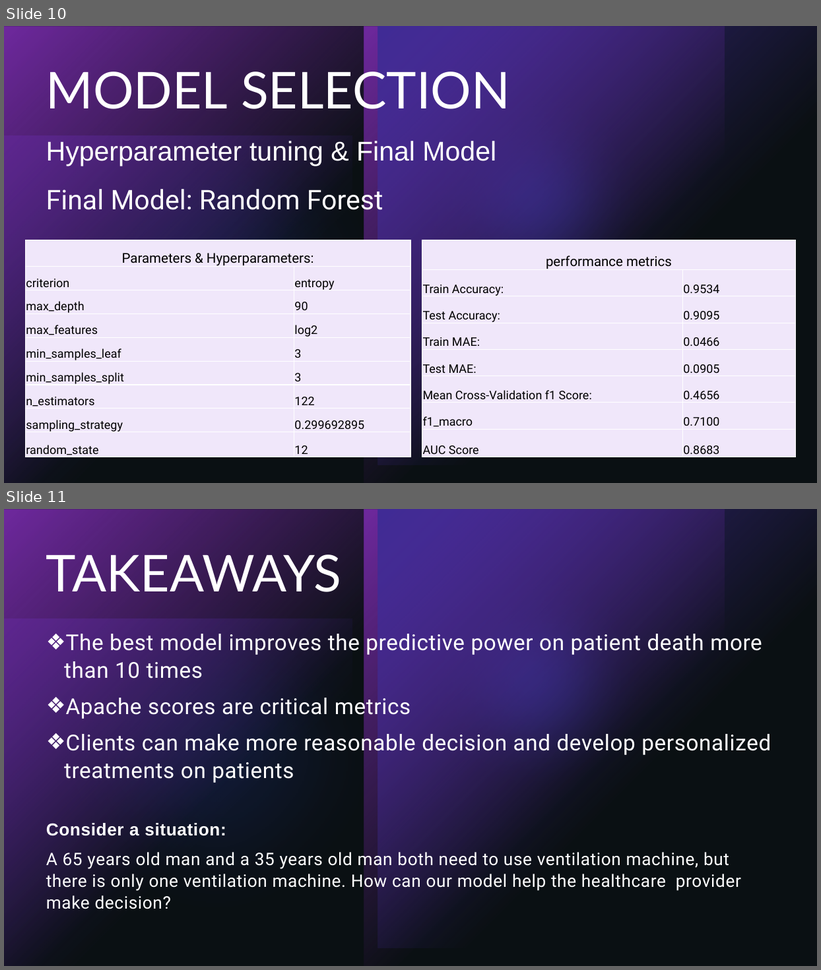
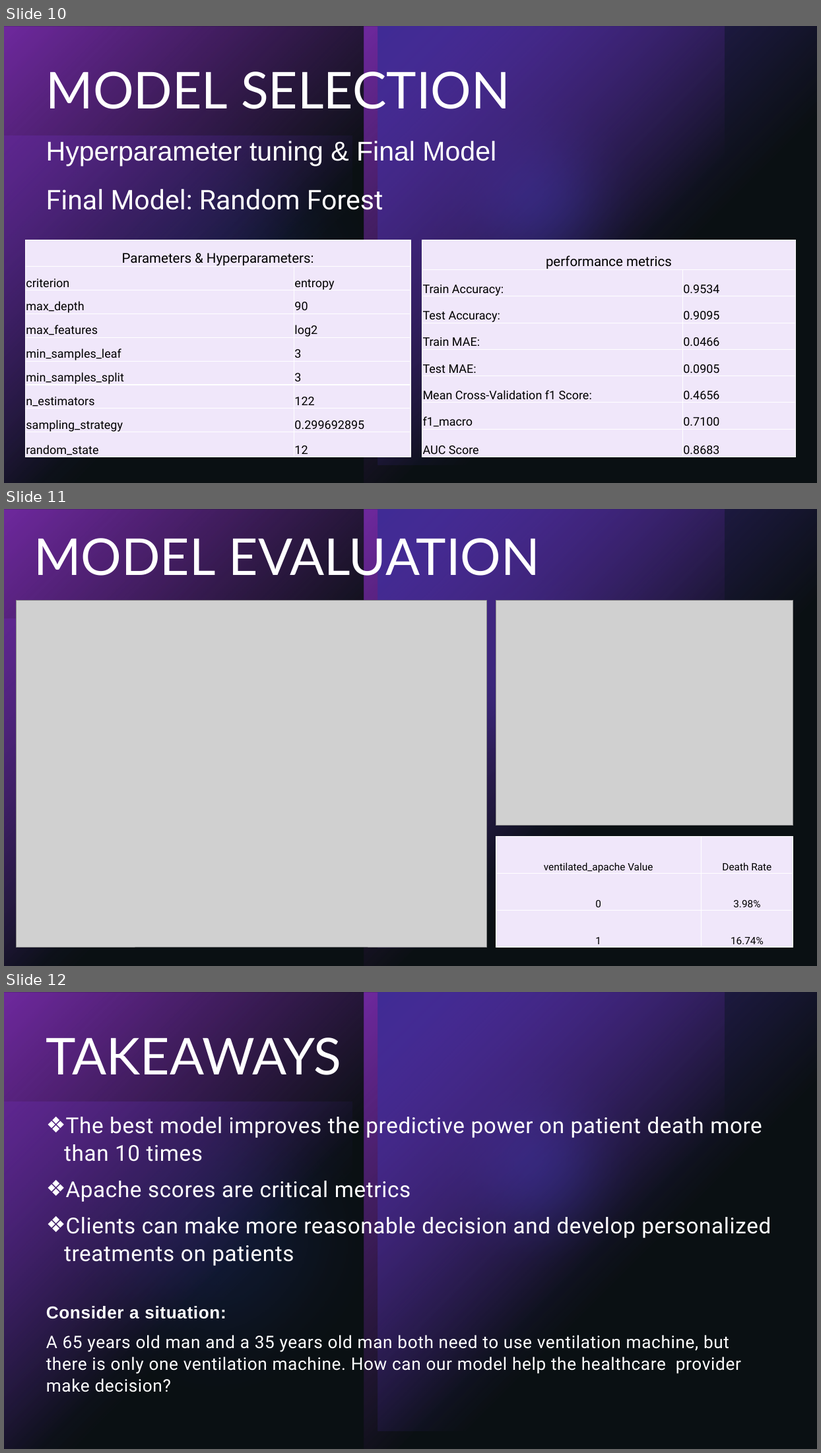
Before and after one commit to lovehideto/Springboard-files, a slide deck: capstone2/Presentation_Patient survival.pptx. Shown one above the other, each under a label of ours: slides 10 and 11 before the commit, slides 10, 11 and 12 after it. The pictures are 821x970 and 821x1453 pixels, drawn with LibreOffice and Linux fonts; fonts in the diff are those of the drawing; grey boxes stand for pictures. Boxes give left, top, right and bottom in pixels: in the first picture for what was removed or moved away, otherwise in the second. Text is boxed around its words. In the diff, an @@ line names an element or a change of style, - is before the commit and + after.

```diff
--- a/capstone2/Presentation_Patient survival.pptx
+++ b/capstone2/Presentation_Patient survival.pptx
@@ slide 11 added at (x1=4, y1=509, x2=817, y2=966), background #000000; not listed: 7 template elements that a slide beside it also shows @@
@@ title added at (x1=34, y1=531, x2=541, y2=584), 60 pt, text #FFFFFF @@
+MODEL EVALUATION
@@ picture added at (x1=16, y1=601, x2=486, y2=948) @@
@@ picture added at (x1=496, y1=601, x2=794, y2=826) @@
@@ table added at (x1=496, y1=837, x2=793, y2=948), 3 rows, 2 columns @@
+ventilated_apache Value | Death Rate
+0 | 3.98%
+1 | 16.74%
@@ what was slide 11 is now slide 12 @@
```
Also in this commit, not shown: 2 slides changed.
